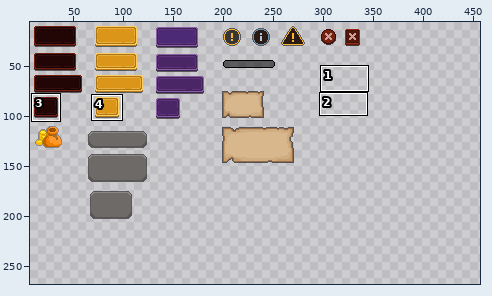
One commit to this sprite sheet: Assets/Sprites/UI/UI_ButtonsIcons.png. The first picture is a wide view before the edit; the outline marks the close-up.
Close-up. Old version:
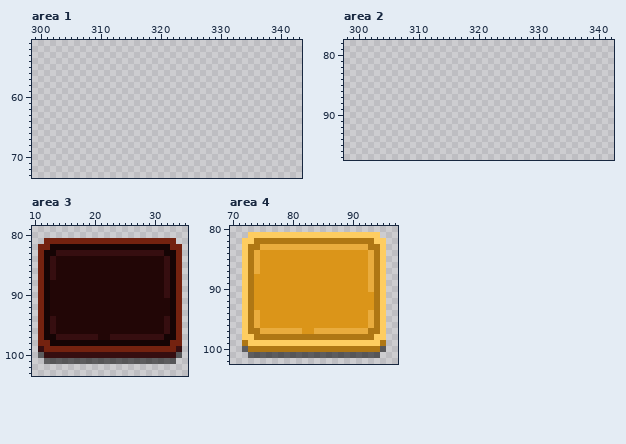
The file is 480x270 pixels. Colours within 5 levels of each other are drawn and written as one. Shown: area 1: x 299..343, y 51..73; area 2: x 298..342, y 78..97; area 3: x 10..35, y 79..103; area 4: x 70..97, y 80..102. The wide view leaves out empty margins. The commit also changed other parts of the picture, which this record leaves out.
New version:
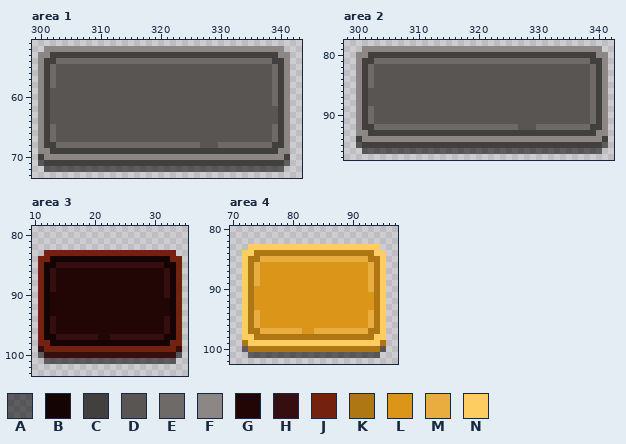
Palette (. is transparent): A #0000008b  B #150404  C #42403e  D #585553  E #6e6a68  F #8c8785  G #220606  H #360e10  J #74220f  K #af7714  L #db9519  M #e9ac3e  N #fecd61
Change:
Area 1:
y 52: x 301..340 ........................................ -> FFFFFFFFFFFFFFFFFFFFFFFFFFFFFFFFFFFFFFFF
y 53: x 300..341 .......................................... -> FFCCCCCCCCCCCCCCCCCCCCCCCCCCCCCCCCCCCCCCFF
y 54: x 300..341 .......................................... -> FCCEEEEEEEEEEEEEEEEEEEEEEEEEEEEEEEEEEEECCF
y 55..58: x 300..341 .......................................... -> FCEDDDDDDDDDDDDDDDDDDDDDDDDDDDDDDDDDDDDECF
y 59..61: x 300..341 .......................................... -> FCDDDDDDDDDDDDDDDDDDDDDDDDDDDDDDDDDDDDDECF
y 62..64: x 300..341 .......................................... -> FCDDDDDDDDDDDDDDDDDDDDDDDDDDDDDDDDDDDDDDCF
y 65..67: x 300..341 .......................................... -> FCEDDDDDDDDDDDDDDDDDDDDDDDDDDDDDDDDDDDDECF
y 68: x 300..341 .......................................... -> FCCEEEEEEEEEEEEEEEEEEEEEEEEDDDEEEEEEEEECCF
y 69: x 300..341 .......................................... -> FFCCCCCCCCCCCCCCCCCCCCCCCCCCCCCCCCCCCCCCFF
y 70: x 300..341 .......................................... -> CFFFFFFFFFFFFFFFFFFFFFFFFFFFFFFFFFFFFFFFFC
y 71: x 300..341 .......................................... -> ACCCCCCCCCCCCCCCCCCCCCCCCCCCCCCCCCCCCCCCCA
y 72: x 301..340 ........................................ -> AAAAAAAAAAAAAAAAAAAAAAAAAAAAAAAAAAAAAAAA
Area 2:
y 79: x 301..340 ........................................ -> FFFFFFFFFFFFFFFFFFFFFFFFFFFFFFFFFFFFFFFF
y 80: x 300..341 .......................................... -> FFCCCCCCCCCCCCCCCCCCCCCCCCCCCCCCCCCCCCCCFF
y 81: x 300..341 .......................................... -> FCCEEEEEEEEEEEEEEEEEEEEEEEEEEEEEEEEEEEECCF
y 82..85: x 300..341 .......................................... -> FCEDDDDDDDDDDDDDDDDDDDDDDDDDDDDDDDDDDDDECF
y 86..88: x 300..341 .......................................... -> FCDDDDDDDDDDDDDDDDDDDDDDDDDDDDDDDDDDDDDECF
y 89..91: x 300..341 .......................................... -> FCEDDDDDDDDDDDDDDDDDDDDDDDDDDDDDDDDDDDDECF
y 92: x 300..341 .......................................... -> FCCEEEEEEEEEEEEEEEEEEEEEEEEDDDEEEEEEEEECCF
y 93: x 300..341 .......................................... -> FFCCCCCCCCCCCCCCCCCCCCCCCCCCCCCCCCCCCCCCFF
y 94: x 300..341 .......................................... -> CFFFFFFFFFFFFFFFFFFFFFFFFFFFFFFFFFFFFFFFFC
y 95: x 300..341 .......................................... -> ACCCCCCCCCCCCCCCCCCCCCCCCCCCCCCCCCCCCCCCCA
y 96: x 301..340 ........................................ -> AAAAAAAAAAAAAAAAAAAAAAAAAAAAAAAAAAAAAAAA
Area 3:
y 81: x 12..33 JJJJJJJJJJJJJJJJJJJJJJ -> ......................
y 82: x 11..34 JJBBBBBBBBBBBBBBBBBBBBJJ -> ........................
y 83: x 11..34 JBBHHHHHHHHHHHHHHHHHHBBJ -> .JJJJJJJJJJJJJJJJJJJJJJ.
y 84: x 12..33 BHGGGGGGGGGGGGGGGGGGHB -> JBBBBBBBBBBBBBBBBBBBBJ
y 85: x 13..32 HGGGGGGGGGGGGGGGGGGH -> BHHHHHHHHHHHHHHHHHHB
y 88..89: x 13 G -> H
Area 4:
y 81: x 73..94 NNNNNNNNNNNNNNNNNNNNNN -> ......................
y 82: x 72..95 NNKKKKKKKKKKKKKKKKKKKKNN -> ........................
y 83: x 72..95 NKKMMMMMMMMMMMMMMMMMMKKN -> .NNNNNNNNNNNNNNNNNNNNNN.
y 84: x 73..94 KMLLLLLLLLLLLLLLLLLLMK -> NKKKKKKKKKKKKKKKKKKKKN
y 85: x 74..93 MLLLLLLLLLLLLLLLLLLM -> KMMMMMMMMMMMMMMMMMMK
y 88..89: x 74 L -> M
Changed places in both close-ups, as pixel boxes (x1, y1, x2, y2):
added: (38, 46, 290, 172)
added: (356, 46, 608, 154)
changed: (38, 238, 182, 292)
changed: (242, 232, 386, 286)
